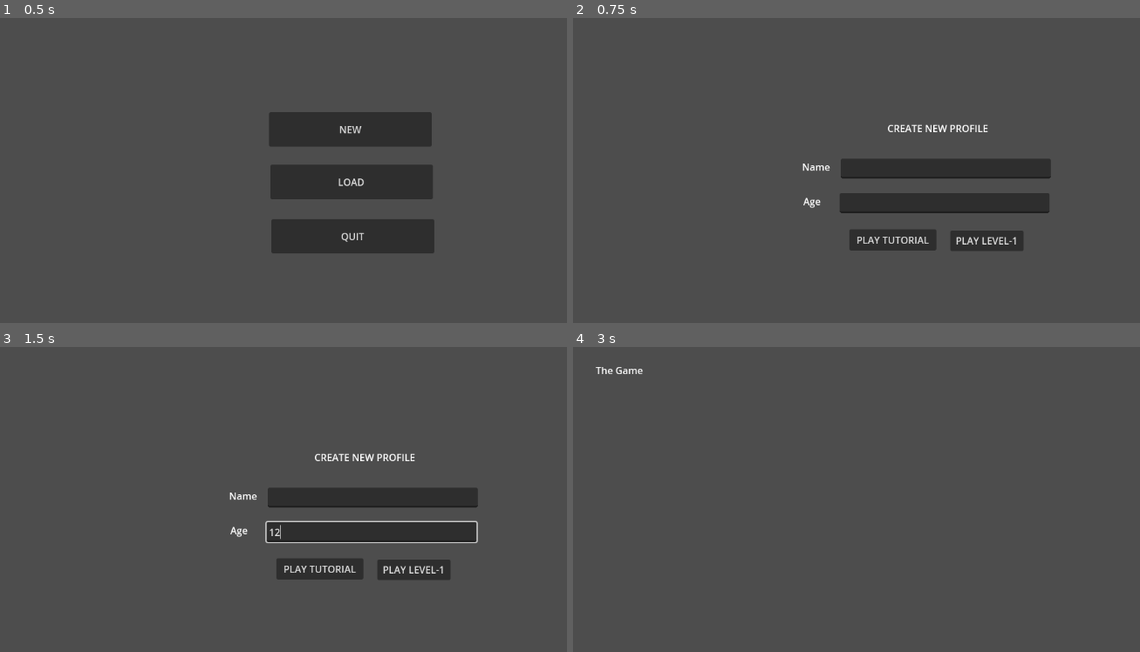
Above: before the commit, frames 1-4 (two rows, left to right).
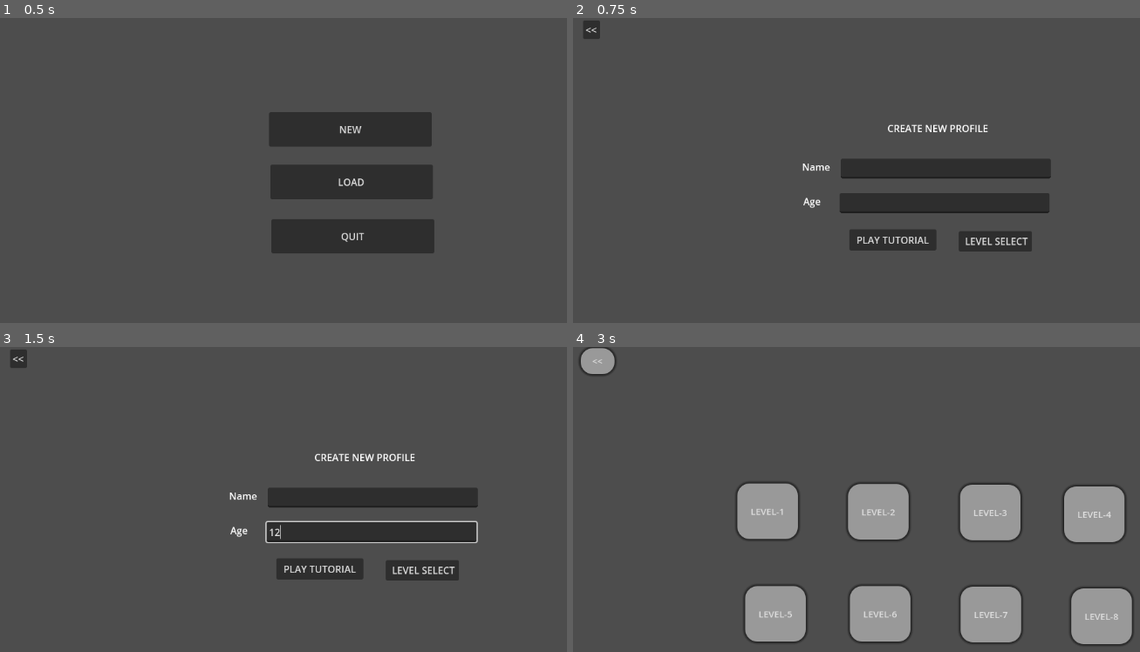
Above: after the commit, the same moments.

Repository: onhardcope/adhd-cooking-game
Game: Godot game, scene res://MainMenu/main_menu.tscn
The game is run twice, just before and just after one commit, with the same random seed, the same clock (stepped at 60 frames per second) and the same inputs.
Inputs (mouse positions are in pixels of both pictures, inside the frame that each line leads up to):
- Up to frame 1 (0.5 s): no input
- Up to frame 2 (0.75 s): click "NEW" at 0.5 s
- Up to frame 3 (1.5 s): click (374, 533) at 1.27 s; type "12" at 1.35 s
- Up to frame 4 (3 s): click (947, 496) at 1.5 s; type "Alex" at 1.58 s; click "PLAY TUTORIAL" at 2 s; click (992, 569) at 2.75 s, where only the run after the commit has a clickable "LEVEL SELECT"

Frame 1 is identical in both runs. In frame 2, 0.5% of the frame differs, in the area x 1-81%, y 0-77%; in frame 3, 0.5%; in frame 4, 17%, in the area x 1-99%, y 0-98%.

Commit message:
added level select screen and back button

Diff:
--- a/CreateSave/create_save.gd
+++ b/CreateSave/create_save.gd
@@ -11,5 +11,13 @@
 	pass
 
 
-func _on_play_tutorial_button_pressed() -> void:
-	get_tree().change_scene_to_file("res://tut.tscn") # Replace with function body.
+ # Replace with function body.
+
+
+func _on_level_select_1_button_pressed() -> void:
+	get_tree().change_scene_to_file("res://LEVELS.tscn")
+	 # Replace with function body.
+
+
+func _on_button_pressed() -> void:
+	get_tree().change_scene_to_file("res://MainMenu/main_menu.tscn") # Replace with function body.
--- a/CreateSave/create_save.tscn
+++ b/CreateSave/create_save.tscn
@@ -52,11 +52,23 @@
 offset_bottom = 385.0
 text = "PLAY TUTORIAL"
 
-[node name="PlayLevel1Button" type="Button" parent="."]
-offset_left = 628.0
-offset_top = 352.0
-offset_right = 749.0
-offset_bottom = 386.0
-text = "PLAY LEVEL-1"
+[node name="LevelSelect1Button" type="Button" parent="."]
+offset_left = 642.0
+offset_top = 353.0
+offset_right = 763.0
+offset_bottom = 387.0
+text = " LEVEL SELECT
+"
 
+[node name="Button" type="Button" parent="."]
+offset_left = 21.0
+offset_top = 4.0
+offset_right = 49.0
+offset_bottom = 35.0
+text = "<<
+"
+
+[connection signal="focus_entered" from="PlayTutorialButton" to="." method="_on_play_tutorial_button_focus_entered"]
 [connection signal="pressed" from="PlayTutorialButton" to="." method="_on_play_tutorial_button_pressed"]
+[connection signal="pressed" from="LevelSelect1Button" to="." method="_on_level_select_1_button_pressed"]
+[connection signal="pressed" from="Button" to="." method="_on_button_pressed"]
--- /dev/null
+++ b/LEVELS.tscn
@@ -0,0 +1,100 @@
+[gd_scene load_steps=3 format=3 uid="uid://cmdd08c0w2t00"]
+
+[ext_resource type="Script" path="res://backbutton.gd" id="1_hkar5"]
+
+[sub_resource type="StyleBoxFlat" id="StyleBoxFlat_uym8a"]
+corner_radius_top_left = 20
+corner_radius_top_right = 20
+corner_radius_bottom_right = 20
+corner_radius_bottom_left = 20
+shadow_size = 5
+
+[node name="Node2D" type="Node2D"]
+
+[node name="Button" type="Button" parent="."]
+offset_left = 276.0
+offset_top = 226.0
+offset_right = 376.0
+offset_bottom = 318.0
+theme_override_font_sizes/font_size = 15
+theme_override_styles/normal = SubResource("StyleBoxFlat_uym8a")
+text = "LEVEL-1"
+
+[node name="Button9" type="Button" parent="."]
+offset_left = 17.0
+offset_top = 2.0
+offset_right = 73.0
+offset_bottom = 45.0
+theme_override_font_sizes/font_size = 15
+theme_override_styles/normal = SubResource("StyleBoxFlat_uym8a")
+text = "<<
+"
+script = ExtResource("1_hkar5")
+
+[node name="Button2" type="Button" parent="."]
+offset_left = 459.0
+offset_top = 227.0
+offset_right = 559.0
+offset_bottom = 319.0
+theme_override_font_sizes/font_size = 15
+theme_override_styles/normal = SubResource("StyleBoxFlat_uym8a")
+text = "LEVEL-2"
+
+[node name="Button3" type="Button" parent="."]
+offset_left = 644.0
+offset_top = 228.0
+offset_right = 744.0
+offset_bottom = 320.0
+theme_override_font_sizes/font_size = 15
+theme_override_styles/normal = SubResource("StyleBoxFlat_uym8a")
+text = "LEVEL-3
+"
+
+[node name="Button4" type="Button" parent="."]
+offset_left = 828.0
+offset_top = 400.0
+offset_right = 928.0
+offset_bottom = 492.0
+theme_override_font_sizes/font_size = 15
+theme_override_styles/normal = SubResource("StyleBoxFlat_uym8a")
+text = "LEVEL-8"
+
+[node name="Button5" type="Button" parent="."]
+offset_left = 645.0
+offset_top = 397.0
+offset_right = 745.0
+offset_bottom = 489.0
+theme_override_font_sizes/font_size = 15
+theme_override_styles/normal = SubResource("StyleBoxFlat_uym8a")
+text = "LEVEL-7"
+
+[node name="Button6" type="Button" parent="."]
+offset_left = 462.0
+offset_top = 396.0
+offset_right = 562.0
+offset_bottom = 488.0
+theme_override_font_sizes/font_size = 15
+theme_override_styles/normal = SubResource("StyleBoxFlat_uym8a")
+text = "LEVEL-6
+"
+
+[node name="Button7" type="Button" parent="."]
+offset_left = 289.0
+offset_top = 396.0
+offset_right = 389.0
+offset_bottom = 488.0
+theme_override_font_sizes/font_size = 15
+theme_override_styles/normal = SubResource("StyleBoxFlat_uym8a")
+text = "LEVEL-5
+"
+
+[node name="Button8" type="Button" parent="."]
+offset_left = 816.0
+offset_top = 231.0
+offset_right = 916.0
+offset_bottom = 323.0
+theme_override_font_sizes/font_size = 15
+theme_override_styles/normal = SubResource("StyleBoxFlat_uym8a")
+text = "LEVEL-4"
+
+[connection signal="pressed" from="Button9" to="Button9" method="_on_pressed"]
--- /dev/null
+++ b/backbutton.gd
@@ -0,0 +1,15 @@
+extends Button
+
+
+# Called when the node enters the scene tree for the first time.
+func _ready() -> void:
+	pass # Replace with function body.
+
+
+# Called every frame. 'delta' is the elapsed time since the previous frame.
+func _process(delta: float) -> void:
+	pass
+
+
+func _on_pressed() -> void:
+	get_tree().change_scene_to_file("res://CreateSave/create_save.tscn") # Replace with function body.
Not shown: 1 places in tut.tscn that only renumber resources
